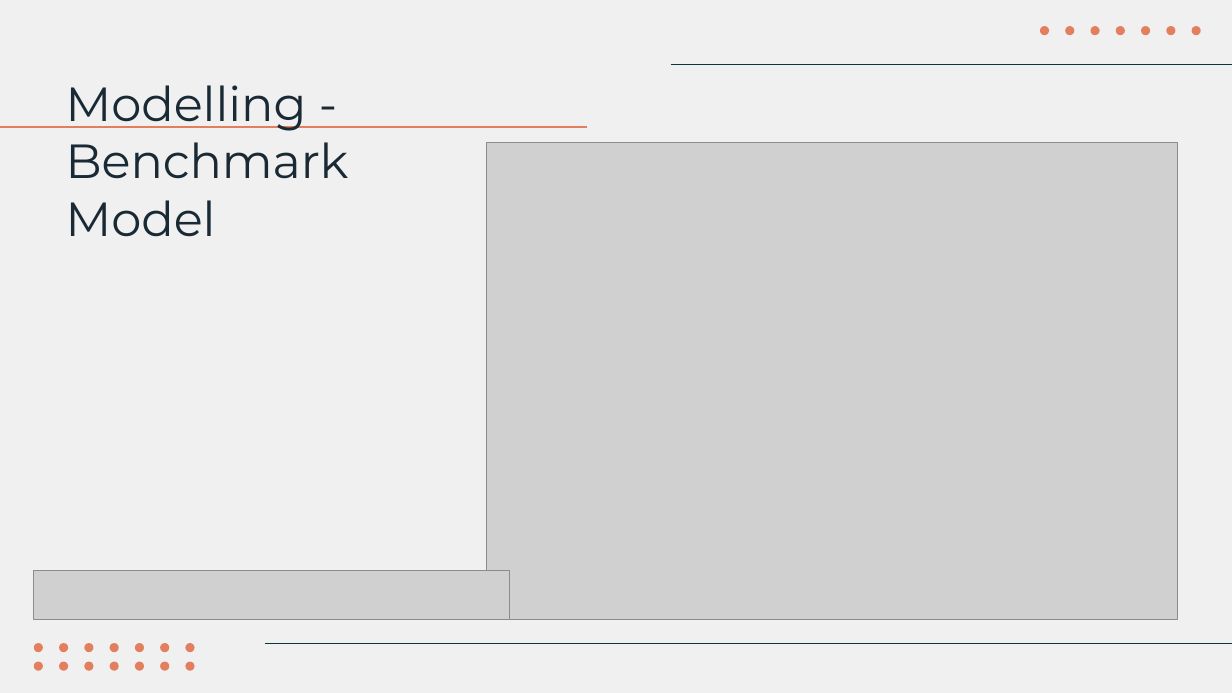
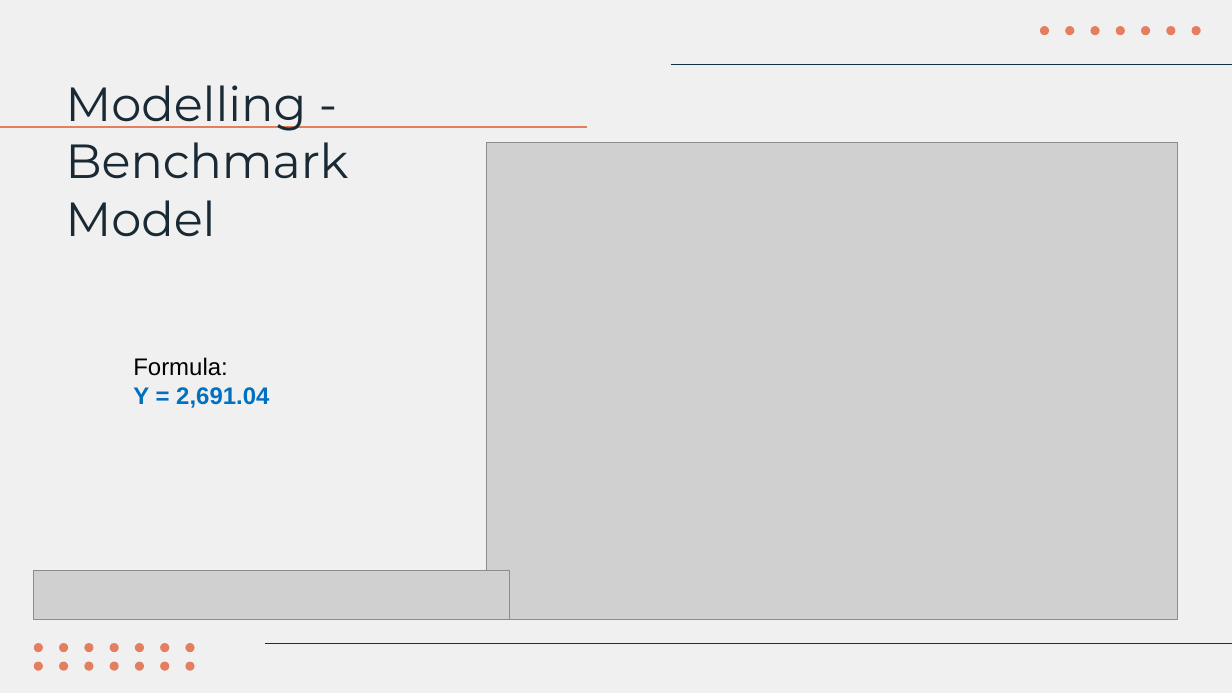
Before and after one commit to NgChekWee/Capstone-Private-Property, a slide deck: slide 21 of Capstone Presentation ppt.pptx. Drawn at 1232x693 pixels with LibreOffice and Linux fonts; fonts in the diff are those of the drawing; grey boxes stand for pictures. Boxes give left, top, right and bottom in pixels: in the first picture for what was removed or moved away, otherwise in the second. Text is boxed around its words. In the diff, an @@ line names an element or a change of style, - is before the commit and + after.

```diff
--- a/Capstone Presentation ppt.pptx
+++ b/Capstone Presentation ppt.pptx
@@ text added at [133,357,269,408], 14 pt, text #0070C0, bold @@
+Formula:
+Y = 2,691.04
```
Also in this commit, not shown: 3 other slides changed, 1 other file.
